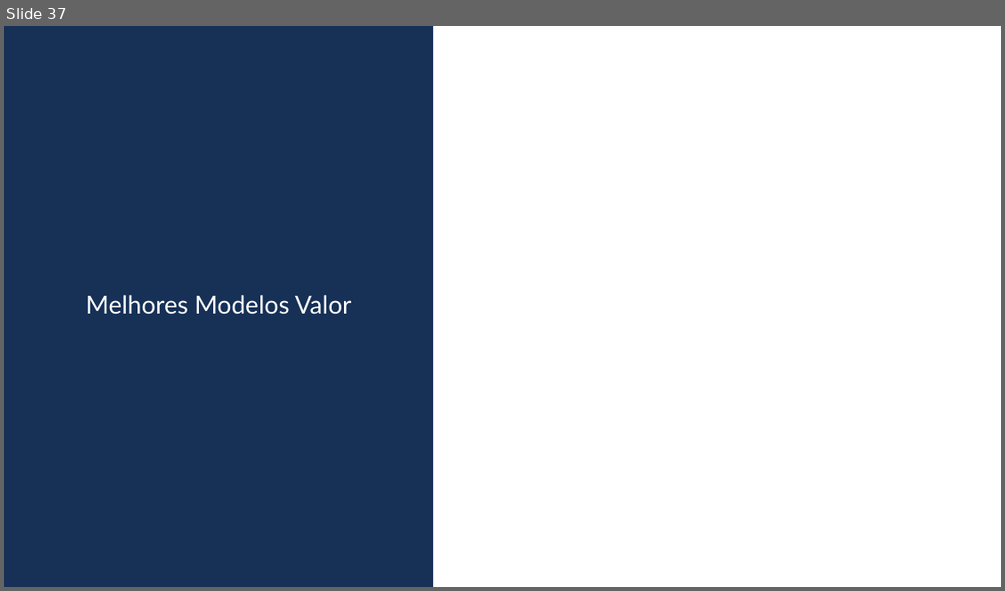
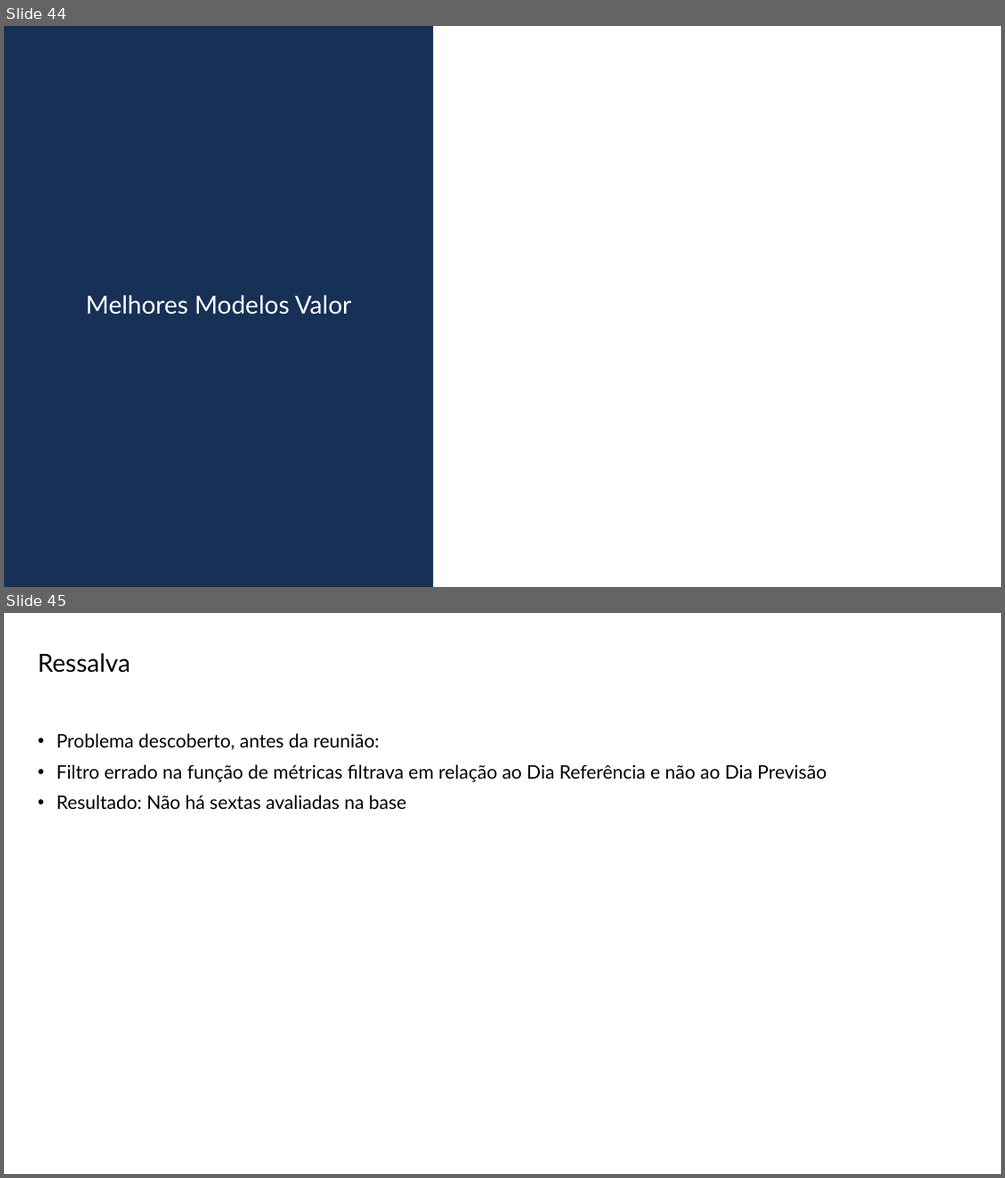
Before and after one commit to Daniel-Alexandre-Ramazzotte/Modelo-Vendas-Diario, a slide deck: Apresentacao/Projecao de Vendas Definição Modelo v2.pptx. Shown one above the other, each under a label of ours: slide 37 before the commit, slides 44 and 45 after it. The pictures are 1005x591 and 1005x1178 pixels, drawn with LibreOffice and Linux fonts; fonts in the diff are those of the drawing; background and template pictures are left out. Boxes give left, top, right and bottom in pixels: in the first picture for what was removed or moved away, otherwise in the second. Text is boxed around its words. In the diff, an @@ line names an element or a change of style, - is before the commit and + after.

```diff
--- a/Apresentacao/Projecao de Vendas Definição Modelo v2.pptx
+++ b/Apresentacao/Projecao de Vendas Definição Modelo v2.pptx
@@ slide 45 added at [4, 613, 1001, 1174], background #FFFFFF @@
@@ title added at [38, 653, 130, 673], 24 pt, text #000000 @@
+Ressalva
@@ text added at [57, 733, 826, 809], 18 pt, text #000000 @@
+• Problema descoberto, antes da reunião:
+• Filtro errado na função de métricas filtrava em relação ao Dia Referência e não ao Dia Previsão
+• Resultado: Não há sextas avaliadas na base
@@ what was slide 37 is now slide 44 @@
```
Also in this commit, not shown: 14 slides changed, 67 other slides added, 11 slides removed, 50 other files.
